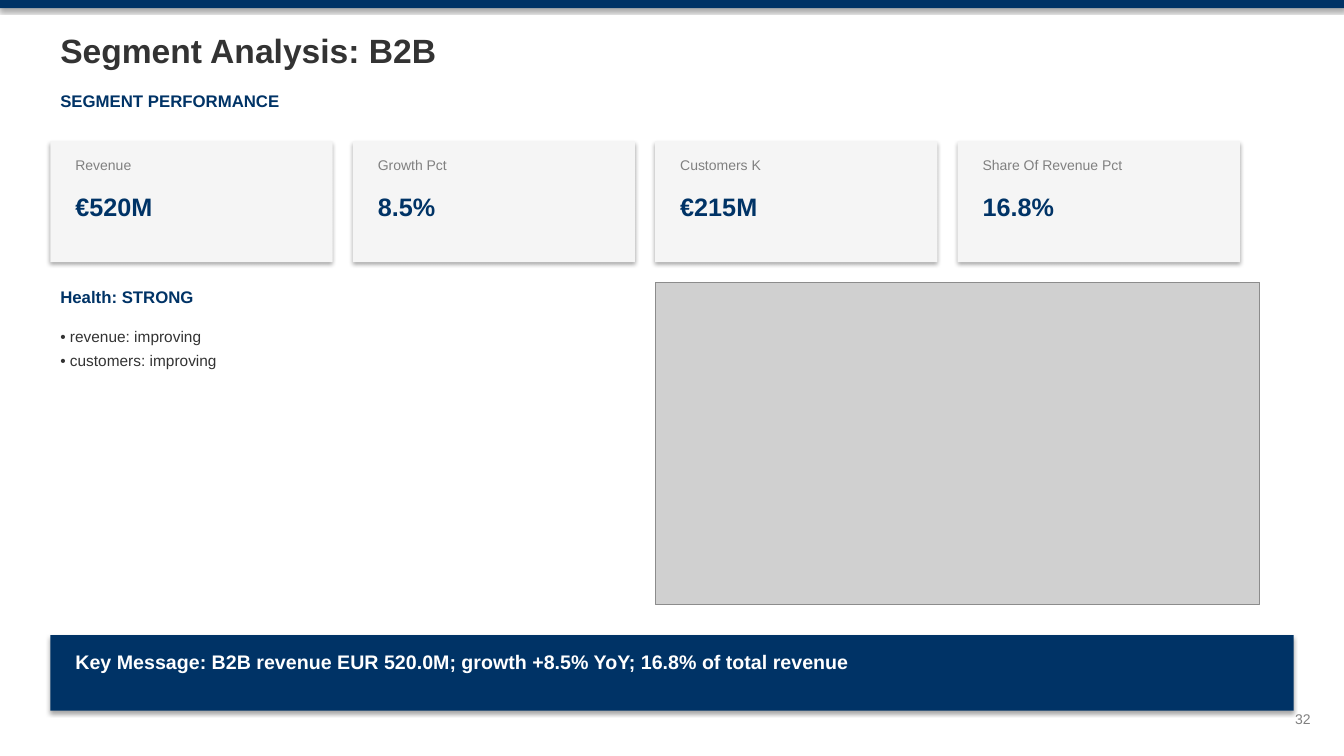
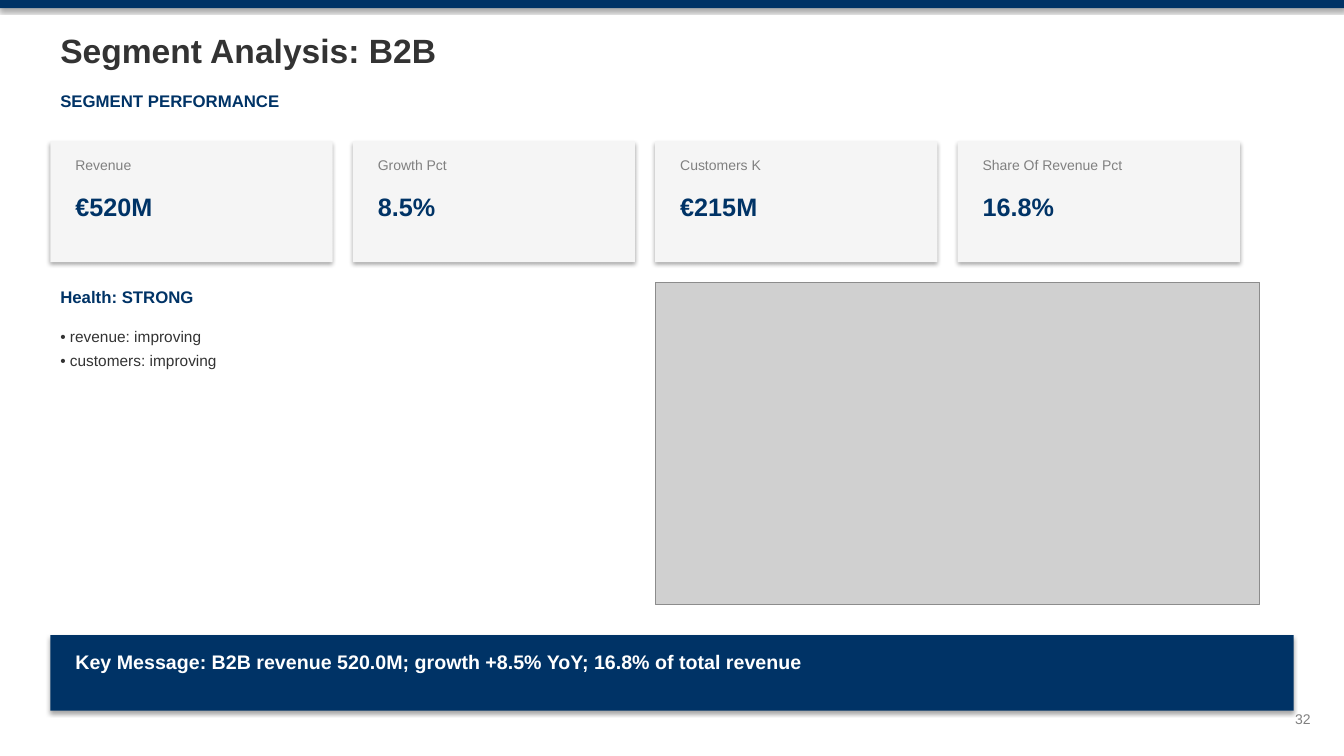
Before and after one commit to mypinseeker/BLM-Financial-Report-Analysis, a slide deck: slide 32 of reports/germany/vodafone_germany/CQ4_2025/blm_vodafone_germany_analysis_cq4_2025.pptx. Drawn at 1344x756 pixels with LibreOffice and Linux fonts; fonts in the diff are those of the drawing; grey boxes stand for pictures. Boxes give left, top, right and bottom in pixels: in the first picture for what was removed or moved away, otherwise in the second. Text is boxed around its words. In the diff, an @@ line names an element or a change of style, - is before the commit and + after.

```diff
--- a/reports/germany/vodafone_germany/CQ4_2025/blm_vodafone_germany_analysis_cq4_2025.pptx
+++ b/reports/germany/vodafone_germany/CQ4_2025/blm_vodafone_germany_analysis_cq4_2025.pptx
@@ text at <box>75,654,801,673</box>: text changed @@
-Key Message: B2B revenue EUR 520.0M; growth +8.5% YoY; 16.8% of total revenue
+Key Message: B2B revenue 520.0M; growth +8.5% YoY; 16.8% of total revenue
```
Also in this commit, not shown: 3 other slides changed, 9 other files.
